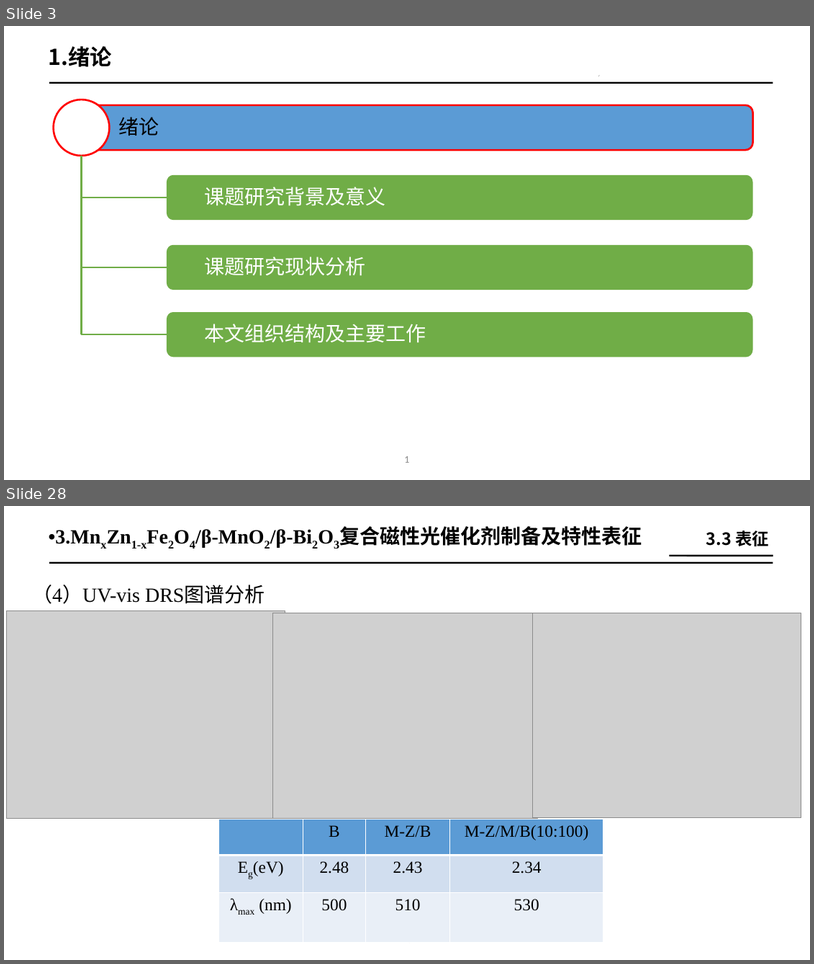
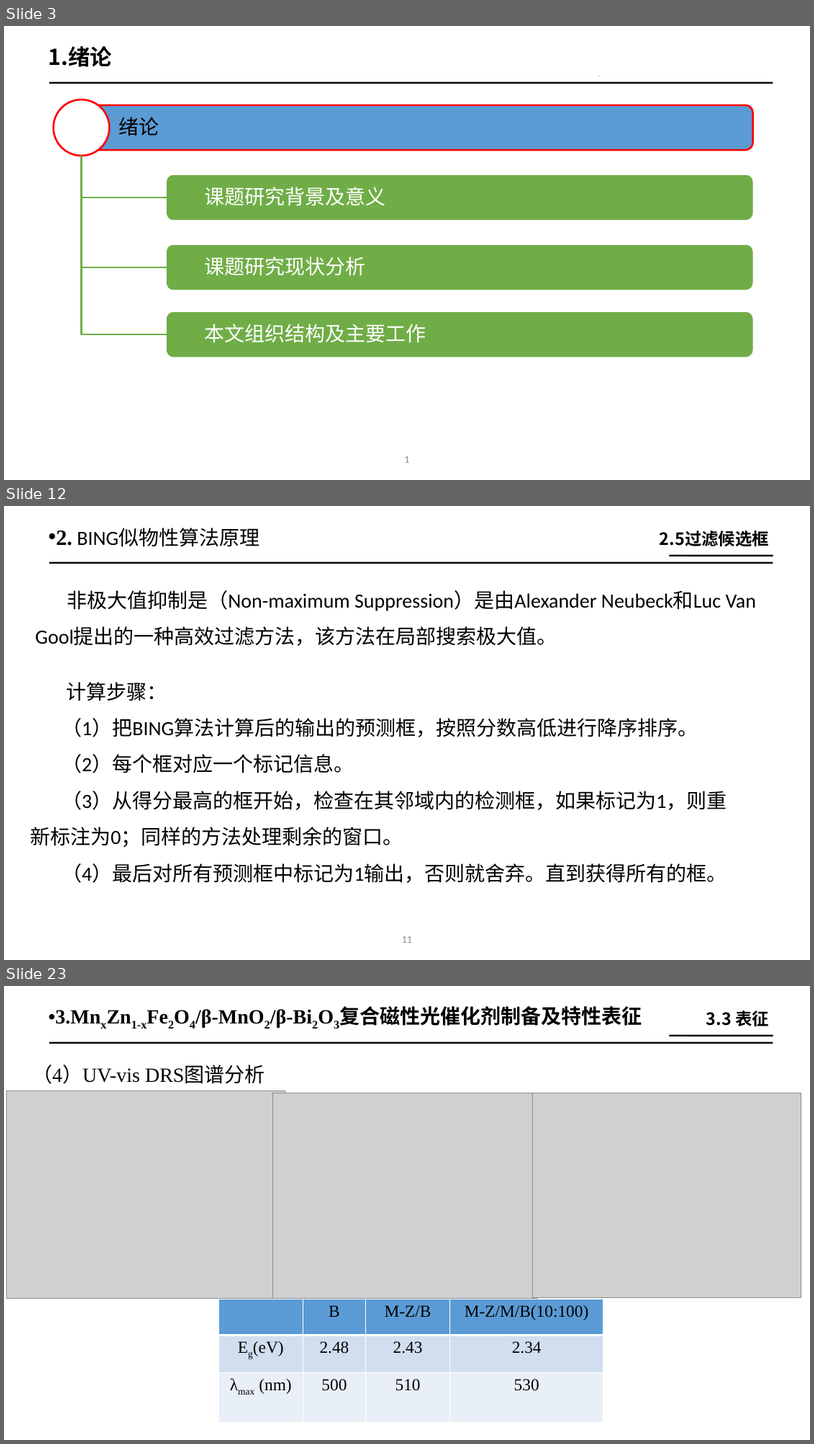
Before and after one commit to ailungoal/paper, a slide deck: 【王卫芳】硕士学位论文答辩.pptx. Shown one above the other, each under a label of ours: slides 3 and 28 before the commit, slides 3, 12 and 23 after it; the slides between them are not shown. The pictures are 814x964 and 814x1444 pixels, drawn with LibreOffice and Linux fonts; fonts in the diff are those of the drawing; grey boxes stand for pictures. Boxes give left, top, right and bottom in pixels: in the first picture for what was removed or moved away, otherwise in the second. Text is boxed around its words. In the diff, an @@ line names an element or a change of style, - is before the commit and + after.

```diff
--- a/【王卫芳】硕士学位论文答辩.pptx
+++ b/【王卫芳】硕士学位论文答辩.pptx
@@ slide 12 added at (4,506,810,960), background #FFFFFF @@
@@ text added at (56,528,260,547), 24 pt, text #000000 @@
+• 2. BING似物性算法原理
@@ text added at (660,530,769,546), 20 pt, text #000000, bold @@
+2.5过滤候选框
@@ line added from (774, 563) to (49, 563), #000000 2 pt @@
@@ line added from (670, 556) to (774, 556), #000000 2 pt @@
@@ text added at (35,590,756,646), 24 pt, text #000000 @@
+非极大值抑制是（Non-maximum Suppression）是由Alexander Neubeck和Luc Van Gool提出的一种高效过滤方法，该方法在局部搜索极大值。
@@ text added at (30,682,727,883), 24 pt, text #000000 @@
+计算步骤：
+（1）把BING算法计算后的输出的预测框，按照分数高低进行降序排序。
+（2）每个框对应一个标记信息。
+（3）从得分最高的框开始，检查在其邻域内的检测框，如果标记为1，则重新标注为0；同样的方法处理剩余的窗口。
+（4）最后对所有预测框中标记为1输出，否则就舍弃。直到获得所有的框。
@@ text added at (402,936,412,942), 12 pt, text #8C8C8C @@
+11
@@ what was slide 28 is now slide 23 @@
```
Also in this commit, not shown: 11 slides changed, 13 other slides added, 15 slides removed.
